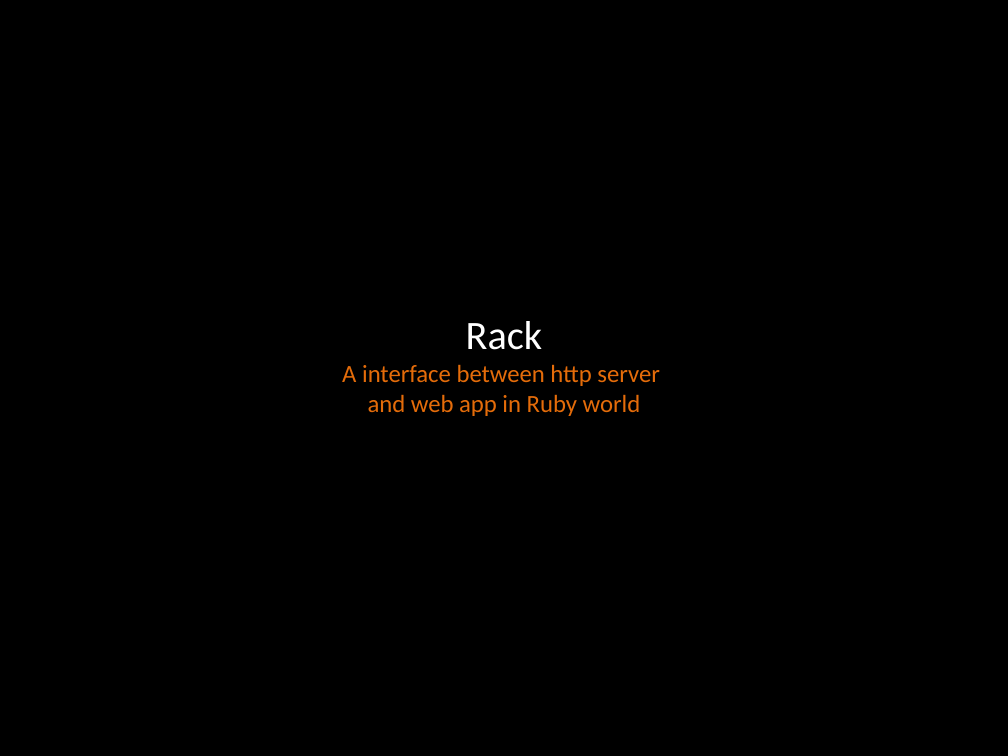
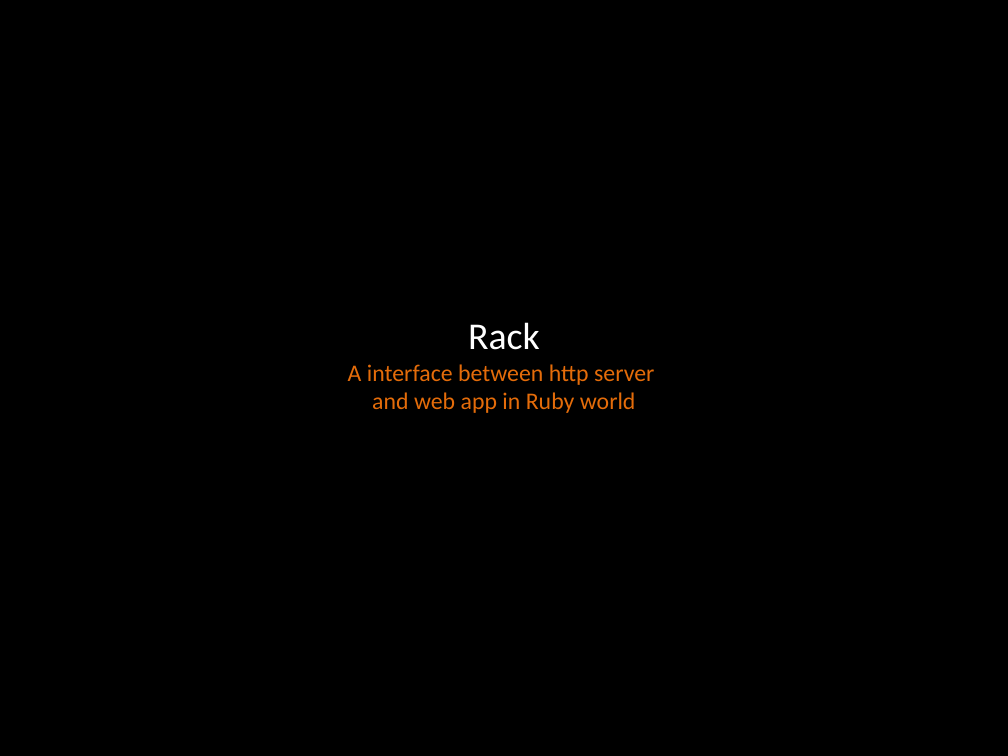
Before and after one commit to micusic/rack2sinatra, a slide deck: slide 12 of From Rack to Sinatra.pptx. Drawn at 1008x756 pixels with LibreOffice and Linux fonts; fonts in the diff are those of the drawing. Boxes give left, top, right and bottom in pixels: in the first picture for what was removed or moved away, otherwise in the second. Text is boxed around its words. In the diff, an @@ line names an element or a change of style, - is before the commit and + after.

```diff
--- a/From Rack to Sinatra.pptx
+++ b/From Rack to Sinatra.pptx
@@ title "Rack A interface between http ..." at [348,322,654,413]: size 28.8 to 27 pt in "Rack"; size 17.7 to 17 pt @@
```
Also in this commit, not shown: 2 other slides changed, 4 slides added.
